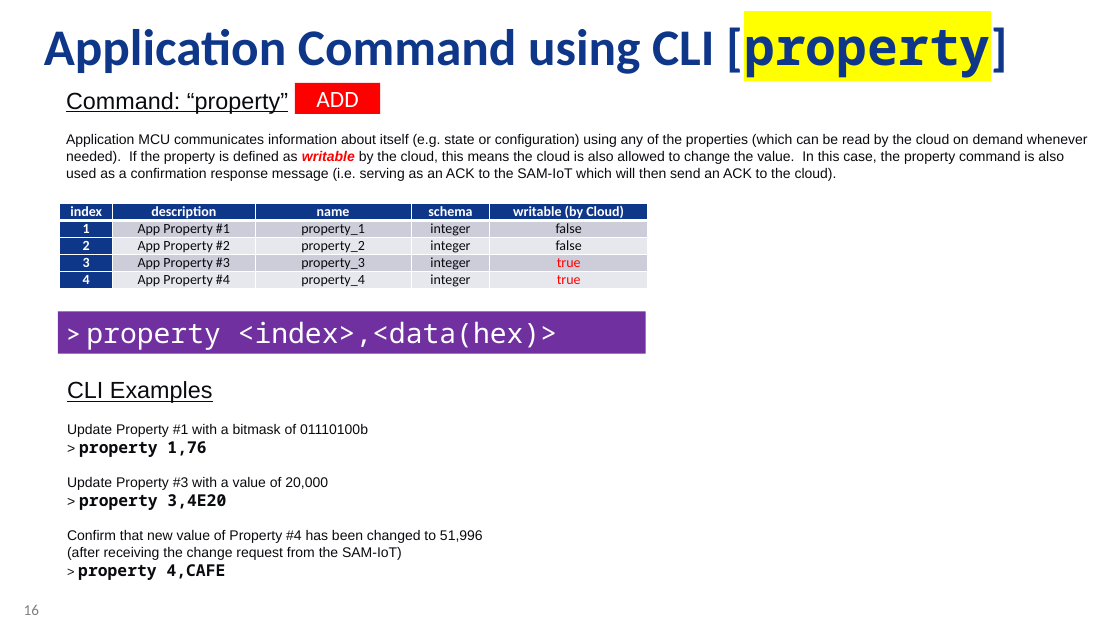
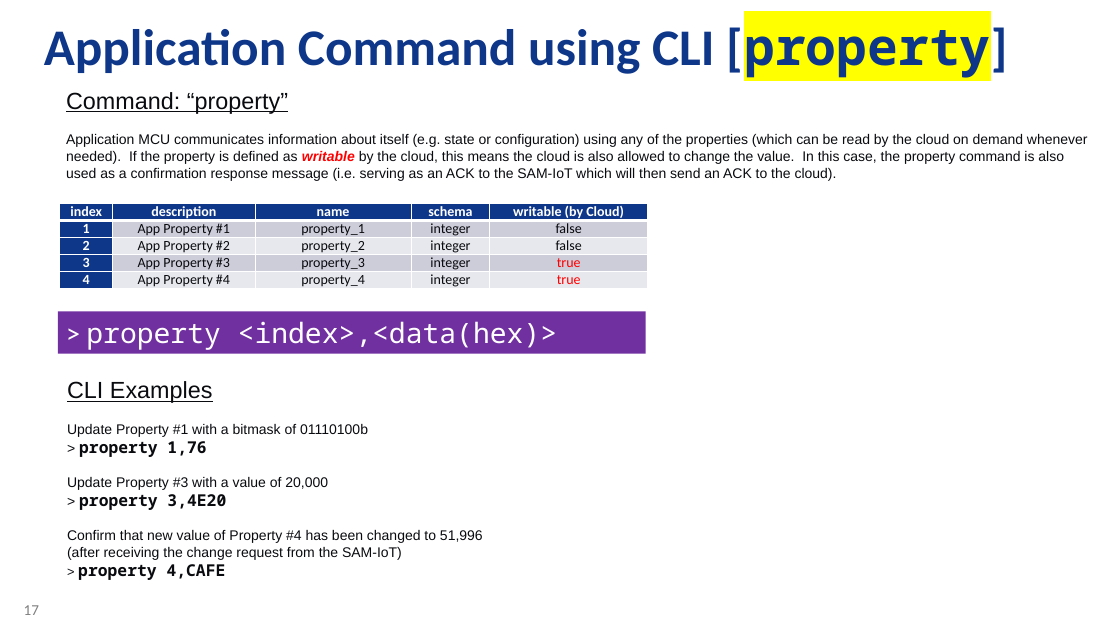
Before and after one commit to daisukeiot/Microchip-SAM-IoT-Wx-1, a slide deck: slide 17 of AO-Smith-MSFT-MCHP-r6.pptx (slide 16 before the commit). Drawn at 1120x630 pixels with LibreOffice and Linux fonts; fonts in the diff are those of the drawing; background and template pictures are left out. Boxes give left, top, right and bottom in pixels: in the first picture for what was removed or moved away, otherwise in the second. Text is boxed around its words. In the diff, an @@ line names an element or a change of style, - is before the commit and + after.

```diff
--- a/AO-Smith-MSFT-MCHP-r6.pptx
+++ b/AO-Smith-MSFT-MCHP-r6.pptx
@@ rectangle removed at <box>295,83,381,114</box> @@
-ADD
@@ page number at <box>24,605,39,615</box>: text changed @@
-16
+17
```
Also in this commit, not shown: 4 other slides changed, 1 slide added.
